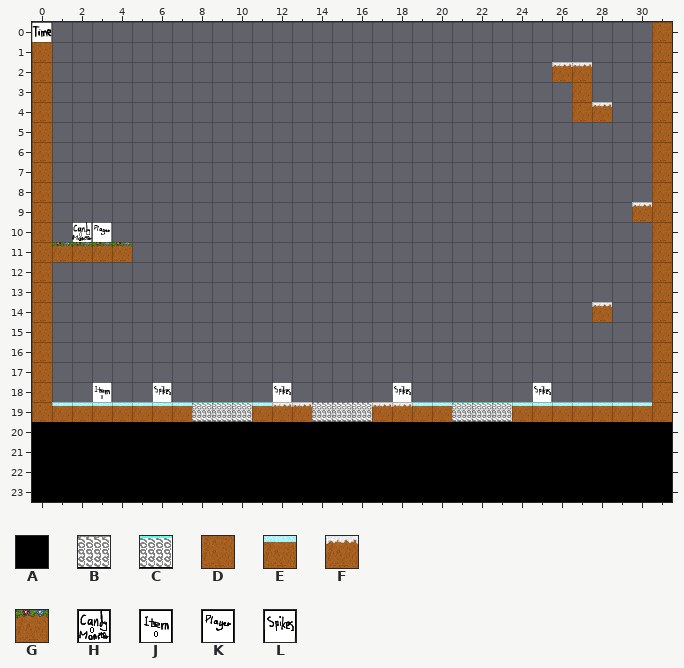
A Tiled map gets an edit: levels/level5.1.tmx. Above, as it was before the edit.
Cells are 32x32 px. Shown: x 0..31, y 0..23.
Key: from "nya rutor": A 2, B 4, C 8, D 14, E 16, F 17, G 23; from "position32x32": H 0, J 1, K 10, L 11.
_ is an empty cell, # one hidden under a higher layer.
Layers that did not change in this view are not listed.
Layer "solids" before, first column x 0:
 0 #______________________________D
 1 D______________________________D
 2 D_________________________FF___D
 3 D__________________________D___D
 4 D__________________________DF__D
 5 D______________________________D
 6 D______________________________D
 7 D______________________________D
 8 D______________________________D
 9 D_____________________________FD
10 D______________________________D
11 DGGGG__________________________D
12 D______________________________D
13 D______________________________D
14 D___________________________F__D
15 D______________________________D
16 D______________________________D
17 D______________________________D
18 D______________________________D
19 DEEEEEEECCCEFFBBBFFEECCCEEEEEEED
20 AAAAAAAAAAAAAAAAAAAAAAAAAAAAAAAA
21 AAAAAAAAAAAAAAAAAAAAAAAAAAAAAAAA
22 AAAAAAAAAAAAAAAAAAAAAAAAAAAAAAAA
23 AAAAAAAAAAAAAAAAAAAAAAAAAAAAAAAA
Layer "position" before, first column x 0:
 0 ________________________________
 1 ________________________________
 2 ________________________________
 3 ________________________________
 4 ________________________________
 5 ________________________________
 6 ________________________________
 7 ________________________________
 8 ________________________________
 9 ________________________________
10 __HK____________________________
11 ________________________________
12 ________________________________
13 ________________________________
14 ________________________________
15 ________________________________
16 ________________________________
17 ________________________________
18 ___J__L_____L_____L______L______
19 ________________________________
20 ________________________________
21 ________________________________
22 ________________________________
23 ________________________________
New version:
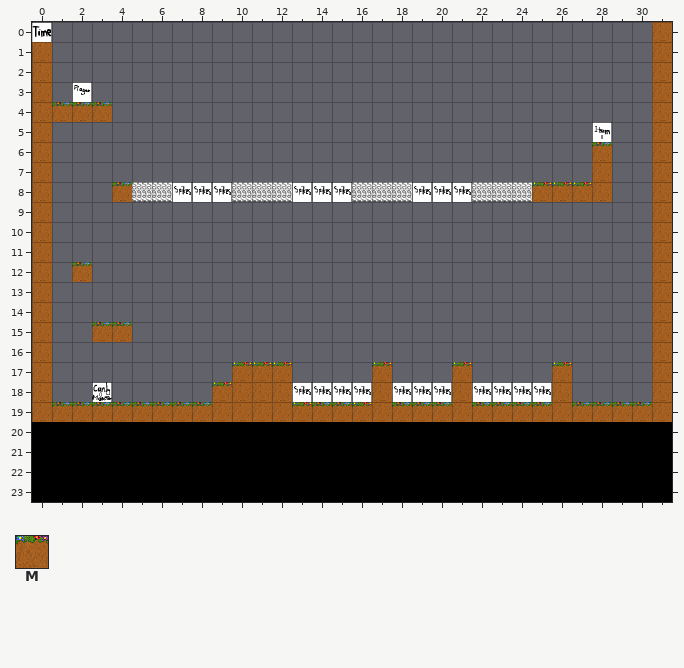
Further tiles: from "nya rutor": M 19.
From old to new:
{"where": "layer \"solids\""}
{"y":2,"x":26,"old":"FF","new":"__"}
{"y":3,"x":27,"old":"D","new":"_"}
{"y":4,"x":1,"old":"___","new":"GGG"}
{"y":4,"x":27,"old":"DF","new":"__"}
{"y":6,"x":28,"old":"_","new":"G"}
{"y":7,"x":28,"old":"_","new":"D"}
{"y":8,"x":4,"old":"___","new":"GBB"}
{"y":8,"x":10,"old":"___","new":"BBB"}
{"y":8,"x":16,"old":"___","new":"BBB"}
{"y":8,"x":22,"old":"___","new":"BBB"}
{"y":8,"x":28,"old":"_","new":"D"}
{"y":9,"x":30,"old":"F","new":"_"}
{"y":11,"x":1,"old":"GGGG","new":"____"}
{"y":12,"x":2,"old":"_","new":"G"}
{"y":14,"x":28,"old":"F","new":"_"}
{"y":15,"x":3,"old":"__","new":"GG"}
{"y":17,"x":10,"old":"___","new":"MMM"}
{"y":17,"x":17,"old":"_","new":"M"}
{"y":17,"x":21,"old":"_","new":"M"}
{"y":17,"x":26,"old":"_","new":"M"}
{"y":18,"x":9,"old":"____","new":"MDDD"}
{"y":18,"x":17,"old":"_","new":"D"}
{"y":18,"x":21,"old":"_","new":"D"}
{"y":18,"x":26,"old":"_","new":"D"}
{"y":19,"x":1,"old":"EEEEEEECCCEFFBBBFFEECCCEEEEEEE","new":"GGGGGGGGDDDDMGGMDGGGDGGGGDGGGG"}
{"where": "layer \"position\""}
{"y":3,"x":2,"old":"_","new":"K"}
{"y":5,"x":28,"old":"_","new":"J"}
{"y":8,"x":7,"old":"___","new":"LLL"}
{"y":8,"x":13,"old":"___","new":"LLL"}
{"y":8,"x":19,"old":"___","new":"LLL"}
{"y":8,"x":25,"old":"___","new":"MMM"}
{"y":10,"x":2,"old":"HK","new":"__"}
{"y":18,"x":3,"old":"J","new":"H"}
{"y":18,"x":6,"old":"L","new":"_"}
{"y":18,"x":12,"old":"L____","new":"_LLLL"}
{"y":18,"x":19,"old":"__","new":"LL"}
{"y":18,"x":22,"old":"___","new":"LLL"}
